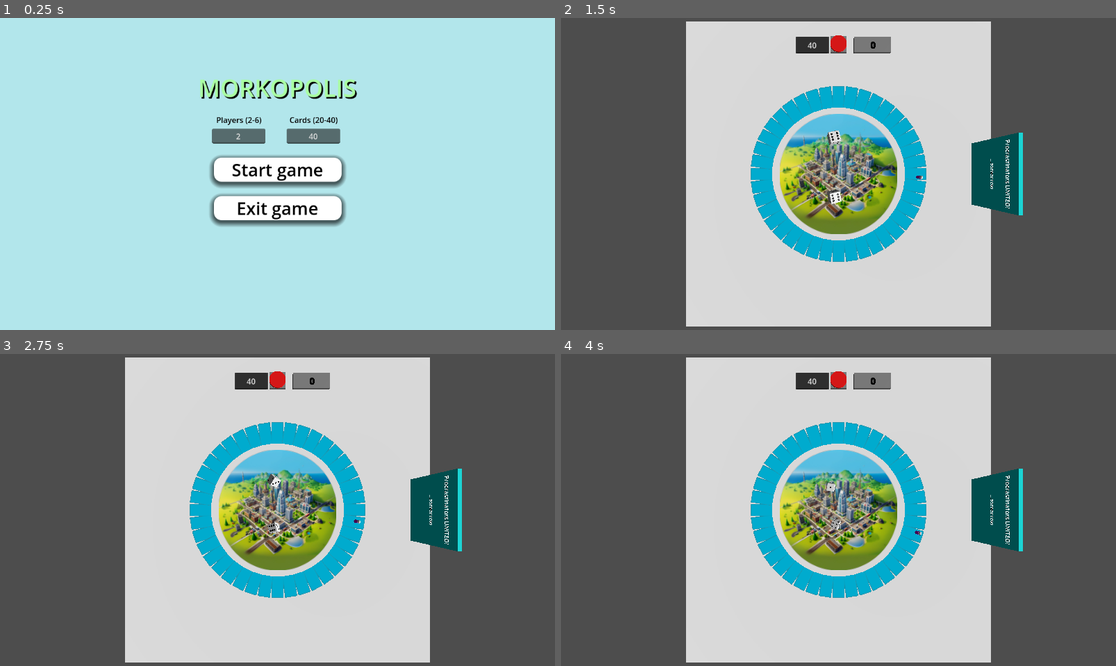
Above: before the commit, frames 1-4 (two rows, left to right).
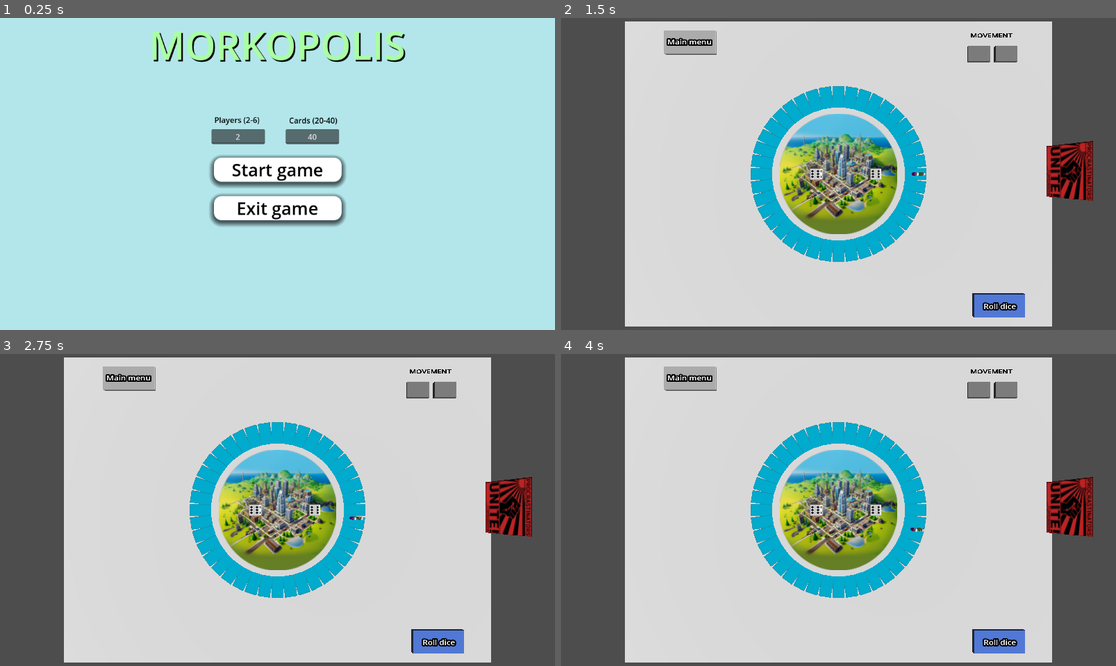
Above: after the commit, the same moments.

Repository: ZX10Tomcat/morkopolis
Game: Godot game, scene res://Scenes/main_menu.tscn
Same seed, same stepped clock (60 frames per second), same inputs: the game is played once before the commit and once after it.
Inputs (mouse positions are in pixels of both pictures, inside the frame that each line leads up to):
- Up to frame 1 (0.25 s): no input
- Up to frame 2 (1.5 s): click "Start game" at 0.5 s; tap Enter (ui_accept) at 1.25 s; move the mouse to (960, 158) at 1.27 s; hold D (right) from 1.28 s (still down); click (960, 158) at 1.42 s
- Up to frame 3 (2.75 s): tap Enter (ui_accept) at 1.52 s; release D (right) at 2 s; drag from (166, 525) to (249, 572) at 2.02 s
- Up to frame 4 (4 s): move the mouse to (894, 441) at 2.77 s; hold D (right) 2.78-3.5 s; click (894, 441) at 2.92 s; drag from (810, 572) to (672, 463) at 3.52 s

The runs differ from the first frame. In frame 1, 3.8% of the frame differs, in the area x 27-74%, y 4-41%; in frame 2, 26%, in the area x 11-96%, y 1-99%; in frame 3, 26%; in frame 4, 26%.

Commit message:
Add Main Menu button Add multiplayer Add multiplayer movement

Diff:
--- a/Scenes/FloorButton.tscn
+++ b/Scenes/FloorButton.tscn
@@ -4,10 +4,10 @@
 
 [sub_resource type="BoxMesh" id="BoxMesh_fjwyd"]
 
-[sub_resource type="CylinderMesh" id="CylinderMesh_jms4g"]
+[sub_resource type="BoxMesh" id="BoxMesh_euama"]
 
 [sub_resource type="StandardMaterial3D" id="StandardMaterial3D_3dtp1"]
-albedo_color = Color(1, 0, 0, 1)
+albedo_color = Color(0.359332, 0.557774, 1, 0.462745)
 
 [sub_resource type="BoxShape3D" id="BoxShape3D_3ge42"]
 
@@ -54,19 +54,26 @@
 script = ExtResource("1_u4e8t")
 
 [node name="Base" type="MeshInstance3D" parent="."]
-transform = Transform3D(5.3, 0, 0, 0, 0.53, 0, 0, 0, 5.3, 0, -0.0897625, 0)
+transform = Transform3D(5.3, 0, 0, 0, 0.53, 0, 0, 0, 10.6, 0, -0.0897625, 0)
 mesh = SubResource("BoxMesh_fjwyd")
 
 [node name="Button" type="MeshInstance3D" parent="."]
-transform = Transform3D(5.3, 0, 0, 0, -0.2544, 0, 0, 0, 5.3, 0, 0.12, 0)
-mesh = SubResource("CylinderMesh_jms4g")
+transform = Transform3D(5.3, 0, 0, 0, -0.2544, 0, 0, 0, 10.6, 0, 0.12, 0)
+mesh = SubResource("BoxMesh_euama")
 surface_material_override/0 = SubResource("StandardMaterial3D_3dtp1")
 
 [node name="CollisionShape3D" type="CollisionShape3D" parent="."]
-transform = Transform3D(4.6, 0, 0, 0, 1, 0, 0, 0, 5.4, 0, 0.225588, 0)
+transform = Transform3D(5.06, 0, 0, 0, 1, 0, 0, 0, 10.26, 0, 0.225588, 0)
 shape = SubResource("BoxShape3D_3ge42")
 
 [node name="AnimationPlayer" type="AnimationPlayer" parent="."]
 libraries = {
 "": SubResource("AnimationLibrary_xud23")
 }
+
+[node name="Label3D" type="Label3D" parent="."]
+transform = Transform3D(1.41363e-06, 10.8, 8.47033e-22, 4.71209e-07, -1.20911e-13, 3.16008, 10.78, -1.41625e-06, -1.38131e-07, 0, 0.3, 0)
+text = "Roll dice
+"
+font_size = 31
+outline_size = 23
--- a/Scenes/board.tscn
+++ b/Scenes/board.tscn
@@ -1,11 +1,13 @@
-[gd_scene load_steps=26 format=3 uid="uid://dwc5sqdkp27tp"]
+[gd_scene load_steps=28 format=3 uid="uid://dwc5sqdkp27tp"]
 
 [ext_resource type="Script" path="res://Scripts/board.gd" id="1_fvhk5"]
 [ext_resource type="Script" path="res://Scripts/player_1.gd" id="2_yyfl2"]
 [ext_resource type="Texture2D" uid="uid://dv2ex62ksd6b8" path="res://Assets/card.png" id="3_ww7u4"]
+[ext_resource type="Texture2D" uid="uid://4e7yoeixbxir" path="res://Assets/procrastinators.png" id="4_uj7lh"]
 [ext_resource type="PackedScene" uid="uid://3ula3lo5o505" path="res://Scenes/FloorButton.tscn" id="4_wdk7d"]
 [ext_resource type="PackedScene" uid="uid://byy6u76wmhyoc" path="res://Scenes/dice.tscn" id="5_u85wb"]
 [ext_resource type="Texture2D" uid="uid://wc1xbppt8utc" path="res://Assets/central_image.png" id="6_ov6ui"]
+[ext_resource type="Script" path="res://Scenes/main_menu_button.gd" id="7_fw5g2"]
 
 [sub_resource type="MeshLibrary" id="MeshLibrary_77yxs"]
 
@@ -81,53 +83,59 @@
 
 [node name="CSGBox3D" type="CSGBox3D" parent="."]
 use_collision = true
-size = Vector3(100, 1, 100)
+size = Vector3(140, 1, 100)
 material = SubResource("StandardMaterial3D_bwfll")
 
-[node name="Player1" type="CharacterBody3D" parent="."]
+[node name="Player" type="CharacterBody3D" parent="."]
 transform = Transform3D(1, 0, 0, 0, 1, 0, 0, 0, 1, -32, 2, 0)
 script = ExtResource("2_yyfl2")
 
-[node name="BodyMesh" type="MeshInstance3D" parent="Player1"]
+[node name="BodyMesh" type="MeshInstance3D" parent="Player"]
 transform = Transform3D(1, 0, 0, 0, 1, 0, 0, 0, 1, 0, 1, 0)
 material_override = SubResource("StandardMaterial3D_b1b4a")
 mesh = SubResource("CylinderMesh_7s2c1")
 skin = SubResource("Skin_l0bsn")
 
-[node name="MeshInstance3D" type="MeshInstance3D" parent="Player1/BodyMesh"]
+[node name="MeshInstance3D" type="MeshInstance3D" parent="Player/BodyMesh"]
 transform = Transform3D(1, 0, 0, 0, 1, 0, 0, 0, 1, 0, 1.2, 0)
 material_override = SubResource("StandardMaterial3D_7woqw")
 mesh = SubResource("SphereMesh_hfub0")
 skeleton = NodePath("../..")
 
-[node name="MeshInstance3D2" type="MeshInstance3D" parent="Player1/BodyMesh"]
+[node name="MeshInstance3D2" type="MeshInstance3D" parent="Player/BodyMesh"]
 transform = Transform3D(-0.18, 0.0869333, 0.0301443, -0.00613333, 0.00602886, -0.448973, -0.69711, -0.0225, -0.00383334, 0.448085, 1.15445, -0.0583787)
 mesh = SubResource("CapsuleMesh_yuygj")
 skeleton = NodePath("../..")
 
-[node name="CollisionShape3D" type="CollisionShape3D" parent="Player1"]
+[node name="CollisionShape3D" type="CollisionShape3D" parent="Player"]
 shape = SubResource("CapsuleShape3D_04xfn")
 
-[node name="CamOrigin" type="Node3D" parent="Player1"]
+[node name="CamOrigin" type="Node3D" parent="Player"]
 transform = Transform3D(0.866025, 0, 0.5, 0, 1, 0, -0.5, 0, 0.866025, -3.36603, 3, -0.366025)
 
-[node name="SpringArm3D" type="SpringArm3D" parent="Player1/CamOrigin"]
+[node name="SpringArm3D" type="SpringArm3D" parent="Player/CamOrigin"]
 spring_length = 2.0
 margin = 0.5
 
-[node name="Camera3D" type="Camera3D" parent="Player1/CamOrigin/SpringArm3D"]
+[node name="Camera3D" type="Camera3D" parent="Player/CamOrigin/SpringArm3D"]
 transform = Transform3D(-0.111722, -0.0185164, -0.993567, -0.0828593, 0.996518, -0.00925424, 0.990279, 0.0812923, -0.112867, 0.0606117, 0, -0.106446)
 current = true
 fov = 97.5
 
+[node name="Sprite3D2" type="Sprite3D" parent="."]
+transform = Transform3D(-4.05248e-08, 0.165644, -0.579556, 1.81013e-08, 0.618193, 0.155291, 1.6, -1.97529e-09, -2.28912e-08, 65.2487, 7.24625, -0.799998)
+texture = ExtResource("4_uj7lh")
+
 [node name="Wall" type="CSGBox3D" parent="."]
-transform = Transform3D(1, 0, 0, 0, 1, 0, 0, 0, 1, 44, 4, 0)
+transform = Transform3D(0.772741, 0.165644, 0, -0.207055, 0.618193, 0, 0, -4.44089e-16, 0.8, 65.8282, 7.09096, -0.8)
+visible = false
 material_override = SubResource("StandardMaterial3D_0ymri")
-size = Vector3(1, 20, 20)
+size = Vector3(1, 10, 20)
 material = SubResource("StandardMaterial3D_kg41i")
 
 [node name="Label3D" type="Label3D" parent="Wall"]
-transform = Transform3D(-4.37114e-08, 0, -1, 0, 1, 0, 1, 0, -4.37114e-08, -1, 6, 0)
+transform = Transform3D(-4.37114e-08, 0, -1, 0, 1, 0, 1, 0, -4.37114e-08, -1, -1, 0)
+visible = false
 text = "Procrastinators UNITED!
 
 ...tomorrow"
@@ -157,9 +165,14 @@
 texture = ExtResource("3_ww7u4")
 
 [node name="FloorButton" parent="." instance=ExtResource("4_wdk7d")]
-transform = Transform3D(1, 0, 0, 0, 1, 0, 0, 0, 1, 0, 1, -42)
+transform = Transform3D(-6.11959e-08, 0, 1.56, 0, 1, 0, -1.4, 0, -6.81898e-08, 52, 1, 42.6)
+
+[node name="MainMenuButton" parent="." instance=ExtResource("4_wdk7d")]
+transform = Transform3D(-6.11959e-08, 0, 1.56, 0, 1, 0, -1.4, 0, -6.81898e-08, -48, 1, -42.6)
+script = ExtResource("7_fw5g2")
 
 [node name="SubViewportContainer" type="SubViewportContainer" parent="."]
+visible = false
 offset_left = 487.0
 offset_top = 39.0
 offset_right = 527.0
@@ -168,7 +181,7 @@
 [node name="SubViewport" type="SubViewport" parent="SubViewportContainer"]
 handle_input_locally = false
 size = Vector2i(75, 31)
-render_target_update_mode = 4
+render_target_update_mode = 0
 
 [node name="LineEdit" type="LineEdit" parent="SubViewportContainer/SubViewport"]
 clip_contents = true
@@ -190,20 +203,36 @@
 transform = Transform3D(1, 0, 0, 0, 1, 0, 0, 0, 1, 8, 17, 0)
 freeze = true
 
+[node name="Label3D" type="Label3D" parent="."]
+transform = Transform3D(2.376, 0, 0, 0, 0, 2.16, 0, -1.8, 0, 49.552, 1, -44.9)
+modulate = Color(0, 0, 0, 1)
+text = "MOVEMENT"
+font_size = 200
+
 [node name="Score" type="CSGBox3D" parent="."]
-transform = Transform3D(1, 0, 0, 0, 1, 0, 0, 0, 1, 11, 0, -42)
-size = Vector3(12, 2, 5)
+transform = Transform3D(0.8, 0, 0, 0, 1, 0, 0, 0, 1, 45.7, 0, -39)
+size = Vector3(9, 2, 5)
 
 [node name="ScoreLabel" type="Label3D" parent="Score"]
 transform = Transform3D(10, 0, 0, 0, -4.37114e-07, 10, 0, -10, -4.37114e-07, 0, 2, 1)
 modulate = Color(0, 0, 0, 1)
-text = "SCORE"
 font_size = 54
 
+[node name="Score2" type="CSGBox3D" parent="."]
+transform = Transform3D(0.8, 0, 0, 0, 1, 0, 0, 0, 1, 54.5, 0, -39)
+size = Vector3(9, 2, 5)
+
+[node name="ScoreLabel" type="Label3D" parent="Score2"]
+transform = Transform3D(10, 0, 0, 0, -4.37114e-07, 10, 0, -10, -4.37114e-07, 0, 2, 1)
+modulate = Color(0, 0, 0, 1)
+font_size = 54
+
 [connection signal="input_event" from="FloorButton" to="FloorButton" method="_on_input_event"]
+[connection signal="input_event" from="MainMenuButton" to="MainMenuButton" method="_on_input_event"]
 [connection signal="text_changed" from="SubViewportContainer/SubViewport/LineEdit" to="." method="_on_line_edit_text_changed"]
 [connection signal="text_submitted" from="SubViewportContainer/SubViewport/LineEdit" to="." method="_on_line_edit_text_submitted"]
 [connection signal="roll_finished" from="Dice" to="." method="_on_dice_roll_finished"]
 [connection signal="roll_finished" from="Dice2" to="." method="_on_dice_2_roll_finished"]
 
 [editable path="FloorButton"]
+[editable path="MainMenuButton"]
--- a/Scenes/main_menu.tscn
+++ b/Scenes/main_menu.tscn
@@ -58,42 +58,49 @@
 
 [node name="Label" type="Label" parent="Panel"]
 layout_mode = 1
+anchors_preset = 10
+anchor_right = 1.0
+offset_bottom = 69.0
+grow_horizontal = 2
+theme_override_colors/font_color = Color(0.662068, 1, 0.634106, 1)
+theme_override_colors/font_shadow_color = Color(0.0142752, 0.0142752, 0.0142752, 1)
+theme_override_constants/shadow_offset_x = 3
+theme_override_constants/shadow_offset_y = 3
+theme_override_fonts/font = SubResource("FontVariation_msdmv")
+theme_override_font_sizes/font_size = 81
+text = "MORKOPOLIS"
+horizontal_alignment = 1
+vertical_alignment = 1
+
+[node name="Label2" type="Label" parent="Panel"]
+layout_mode = 1
 anchors_preset = 8
 anchor_left = 0.5
 anchor_top = 0.5
 anchor_right = 0.5
 anchor_bottom = 0.5
-offset_left = -213.0
-offset_top = -236.0
-offset_right = 213.0
-offset_bottom = -122.0
+offset_left = -131.0
+offset_top = -124.5
+offset_right = -37.0
+offset_bottom = -101.5
 grow_horizontal = 2
 grow_vertical = 2
-theme_override_colors/font_color = Color(0.662068, 1, 0.634106, 1)
-theme_override_colors/font_shadow_color = Color(0.0142752, 0.0142752, 0.0142752, 1)
-theme_override_constants/shadow_offset_x = 3
-theme_override_constants/shadow_offset_y = 3
-theme_override_fonts/font = SubResource("FontVariation_msdmv")
-theme_override_font_sizes/font_size = 50
-text = "MORKOPOLIS"
-horizontal_alignment = 1
-vertical_alignment = 1
-
-[node name="Label2" type="Label" parent="Panel"]
-layout_mode = 0
-offset_left = 449.0
-offset_top = 200.0
-offset_right = 543.0
-offset_bottom = 223.0
 theme_override_colors/font_color = Color(0.000693898, 0.000693898, 0.000693898, 1)
 text = "Players (2-6)"
 
 [node name="Label3" type="Label" parent="Panel"]
-layout_mode = 0
-offset_left = 601.0
-offset_top = 200.0
-offset_right = 702.0
-offset_bottom = 223.0
+layout_mode = 1
+anchors_preset = 8
+anchor_left = 0.5
+anchor_top = 0.5
+anchor_right = 0.5
+anchor_bottom = 0.5
+offset_left = 23.5
+offset_top = -123.5
+offset_right = 124.5
+offset_bottom = -100.5
+grow_horizontal = 2
+grow_vertical = 2
 theme_override_colors/font_color = Color(0, 0, 0, 1)
 text = "Cards (20-40)"
 
@@ -145,21 +152,39 @@
 "
 
 [node name="PlayersLineEdit" type="LineEdit" parent="."]
-layout_mode = 2
-offset_left = 440.0
-offset_top = 230.0
-offset_right = 551.0
-offset_bottom = 261.0
+layout_mode = 1
+anchors_preset = 8
+anchor_left = 0.5
+anchor_top = 0.5
+anchor_right = 0.5
+anchor_bottom = 0.5
+offset_left = -137.5
+offset_top = -93.5
+offset_right = -26.5
+offset_bottom = -62.5
+grow_horizontal = 2
+grow_vertical = 2
 theme = SubResource("Theme_2jiin")
+theme_override_colors/clear_button_color_pressed = Color(0, 0, 0, 1)
+theme_override_colors/clear_button_color = Color(0, 0, 0, 1)
+theme_override_colors/selection_color = Color(0, 0, 0, 1)
+theme_override_colors/font_uneditable_color = Color(0, 0, 0, 1)
 text = "2"
 alignment = 1
 
 [node name="CardsLineEdit" type="LineEdit" parent="."]
-layout_mode = 2
-offset_left = 595.0
-offset_top = 230.0
-offset_right = 706.0
-offset_bottom = 261.0
+layout_mode = 1
+anchors_preset = 8
+anchor_left = 0.5
+anchor_top = 0.5
+anchor_right = 0.5
+anchor_bottom = 0.5
+offset_left = 16.5
+offset_top = -93.5
+offset_right = 127.5
+offset_bottom = -62.5
+grow_horizontal = 2
+grow_vertical = 2
 text = "40"
 alignment = 1
 
--- /dev/null
+++ b/Scenes/main_menu_button.gd
@@ -0,0 +1,22 @@
+extends StaticBody3D
+
+@onready var button: MeshInstance3D = $Button
+@onready var label_3d: Label3D = $Label3D
+
+# Called when the node enters the scene tree for the first time.
+func _ready() -> void:
+	label_3d.text = "Main menu"
+	var material = StandardMaterial3D.new()
+	material.albedo_color = Color(0.8, 0.8, 0.8)
+	button.material_override = material
+
+func _on_input_event(camera: Node, event: InputEvent, event_position: Vector3, normal: Vector3, shape_idx: int) -> void:
+	if event is InputEventMouseButton:
+		if event.button_index == MOUSE_BUTTON_LEFT:
+			if event.pressed:
+				get_tree().change_scene_to_file("res://Scenes/main_menu.tscn")
+
+
+# Called every frame. 'delta' is the elapsed time since the previous frame.
+func _process(delta: float) -> void:
+	pass
--- a/Scripts/board.gd
+++ b/Scripts/board.gd
@@ -1,16 +1,18 @@
 extends Node3D
 
-@onready var floor_button: StaticBody3D = $FloorButton
+@onready var move_button: StaticBody3D = $FloorButton
 @onready var card_1: Sprite3D = $Card1
 
 @onready var dice: RigidBody3D = $Dice
 @onready var dice_2: RigidBody3D = $Dice2
-@onready var player_1: CharacterBody3D = $Player1
+@onready var player: CharacterBody3D = $Player
+@onready var player_instances: Array = []
 
 @onready var subviewport_container = $SubViewportContainer
 @onready var subviewport = $SubViewportContainer/SubViewport
 @onready var text_input: LineEdit = $SubViewportContainer/SubViewport/LineEdit
-@onready var score_label: Label3D = $Score/ScoreLabel
+@onready var score_label_1: Label3D = $Score/ScoreLabel
+@onready var score_label_2: Label3D = $Score2/ScoreLabel
 
 var cards = []
 var card_count = 40
@@ -20,17 +22,57 @@
 var dice_1_finished: bool = false
 var dice_2_finished: bool = false
 
+var offset_x: Vector3 = Vector3(1.6, 0, 0)
+var offset_z: Vector3 = Vector3(0, 0, 1.8)
+var num_players: int = 4
+var current_player = 0
+var player_current_cards = {} # Dictionary to track current card for each player
+var used_colors = []
 
 # Called when the node enters the scene tree for the first time.
 func _ready() -> void:
 	setup_text_input()
 	var global_node = get_tree().root.get_meta("global")
 	if global_node:
+		print("Number of Cards: ", global_node.num_cards)
 		card_count = global_node.num_cards
-		#player_count = global_node.num_players
+		num_players = global_node.num_players
 		print("Number of Cards: ", card_count)
-		#print("Number of Players: ", player_count)
 		create_cards()
+		create_players()
+
+func create_players():
+	randomize() # Initialize the random number generator
+	player_instances.append(player)
+	player_current_cards[player] = 0
+	for i in range(1, num_players):
+
+		var new_player = player.duplicate()
+		if i < 3:
+			new_player.position = player.position + offset_x * i
+		else:
+			new_player.position = player.position + offset_x * (i % 3) + offset_z
+
+		# Apply random color to BodyMesh
+		var body_mesh = new_player.get_node("BodyMesh")
+		var random_color = generate_unique_color()
+		if body_mesh != null:
+			body_mesh.material_override = body_mesh.material_override.duplicate()
+			body_mesh.material_override.albedo_color = random_color
+
+		add_child(new_player)
+		player_instances.append(new_player)
+		player_current_cards[new_player] = 0
+
+func generate_unique_color():
+	var new_color
+	while true:
+		new_color = Color(randf(), randf(), randf())
+		if new_color not in used_colors:
+			used_colors.append(new_color)
+			break
+
+	return new_color
 
 
 func setup_text_input():
@@ -48,19 +90,14 @@
 		#var local_position = subviewport_container.get_global_transform.xform_inv(global_position)
 		#subviewport.input(local_position)
 
-func _input(event: InputEvent) -> void:
-	if Input.is_mouse_button_pressed(MOUSE_BUTTON_LEFT):
-		result = 0
-		score_label.text = str(result)
-		dice.roll_dice()
-		dice_2.roll_dice()
-
-
+func roll_dices()-> void:
+	result = 0
+	dice.roll_dice()
+	dice_2.roll_dice()
 
 # Called every frame. 'delta' is the elapsed time since the previous frame.
 func _process(delta: float) -> void:
 	pass
-
 
 
 func remove_all_cards():
@@ -96,7 +133,7 @@
 	# Place player_1 in the center of the first card
 	if num_cards > 0 and cards.size() > 0:
 		var first_card = cards[0]
-		player_1.position = first_card.position # Place Player1 at the center of the first card
+		player.position = first_card.position + Vector3(-1,0,-1)
 
 
 func _on_line_edit_text_submitted(new_text: String) -> void:
@@ -114,25 +151,51 @@
 
 func _on_dice_roll_finished(number: Variant) -> void:
 	result = result + number
-	score_label.text = str(result)
+	score_label_1.text = str(number)
 	dice_1_finished = true
 	check_move_player()
 
 func _on_dice_2_roll_finished(number: Variant) -> void:
 	result = result + number
-	score_label.text = str(result)
+	score_label_2.text = str(number)
 	dice_2_finished = true
 	check_move_player()
 
 func check_move_player():
 	print("enter check move player")
 	if dice_1_finished and dice_2_finished:
-		move_player_to_new_card()
-
-func move_player_to_new_card():
+		move_player_to_new_card(player_instances[current_player])
+		current_player = (current_player + 1) % player_instances.size() # Move to the next player
+
+func move_player_to_new_card(player):
+	var player_card = player_current_cards[player] # Get the player's current card
+	player_card = (player_card + result) % card_count # Update the player's current card
+	var target_card = cards[player_card]
+
+	# Calculate a small radial offset for each player
+	# Calculate a unique radial offset for each player on the same card
+	var used_offsets = []
+	var offset_radius = 0.4 # Adjust as needed for spacing
+	var angle = randf() * 2 * PI
+	var offset_x = offset_radius * cos(angle)
+	var offset_z = offset_radius * sin(angle)
+	var offset = Vector3() # Init offset
+	for other_player in player_instances:
+		if player_current_cards[other_player] == player_card and other_player != player:
+			used_offsets.append(other_player.position - target_card.position)
+			offset = Vector3()
+			var max_attempts = 10
+			for attempt in range(max_attempts):
+				angle = randf() * 2 * PI
+				offset_x = offset_radius * cos(angle)
+				offset_z = offset_radius * sin(angle)
+				offset = Vector3(offset_x, 0, offset_z)
+				if offset not in used_offsets:
+					break
+
 	current_card = (current_card + result) % card_count # Use modulo to cycle back if exceeding total cards
-	var target_card = cards[current_card]
-	player_1.position = target_card.position
+	player_current_cards[player] = player_card # Save the updated current card
+	player.position = target_card.position + offset
 	result = 0 # Reset the result after moving
 	dice_1_finished = false # Reset dice finished flags
 	dice_2_finished = false
--- a/Scripts/floor_button.gd
+++ b/Scripts/floor_button.gd
@@ -37,8 +37,8 @@
 			if event.pressed:
 				print("pressed")
 				anim.play("pressdown")
-				board.remove_all_cards()
-				board.create_cards()
+				#board.remove_all_cards()
+				board.roll_dices()
 
 			else:
 				print("released")
--- a/Scripts/main_menu.gd
+++ b/Scripts/main_menu.gd
@@ -30,6 +30,7 @@
 
 func _on_cards_line_edit_focus_exited() -> void:
 	var num_cards = cards_line_edit.text.to_int()
+	print("Number of Cards Main Menu: ", cards_line_edit.text.to_int())
 	if num_cards < 20:
 		num_cards = 20
 	elif num_cards > 40:
--- a/Scripts/player_1.gd
+++ b/Scripts/player_1.gd
@@ -14,13 +14,13 @@
 	pass
 	#Input.mouse_mode = Input.MOUSE_MODE_CAPTURED
 
-func _input(event: InputEvent) -> void:
-	if event is InputEventMouseMotion:
-		#rotate_y(deg_to_rad(-event.relative.x * sens))
-		rotate(Vector3.UP, deg_to_rad(event.relative.x * sens))
-		#rotate(Vector3.RIGHT, deg_to_rad(event.relative.y * sens))
-		#pivot.rotate_x(deg_to_rad(-event.relative.y * sens))
-		pivot.rotation.x = clamp(pivot.rotation.x, deg_to_rad(-90), deg_to_rad(90))
+#func _input(event: InputEvent) -> void:
+	#if event is InputEventMouseMotion:
+		##rotate_y(deg_to_rad(-event.relative.x * sens))
+		#rotate(Vector3.UP, deg_to_rad(event.relative.x * sens))
+		##rotate(Vector3.RIGHT, deg_to_rad(event.relative.y * sens))
+		##pivot.rotate_x(deg_to_rad(-event.relative.y * sens))
+		#pivot.rotation.x = clamp(pivot.rotation.x, deg_to_rad(-90), deg_to_rad(90))
 
 func _physics_process(delta: float) -> void:
 
Binary file added: Assets/central_image.jpg
Not shown, added: Assets/central_image.jpg.import
Not shown, added: Assets/die.glb.import
Binary file added: Assets/procrastinators.png
Not shown, added: Assets/procrastinators.png.import
